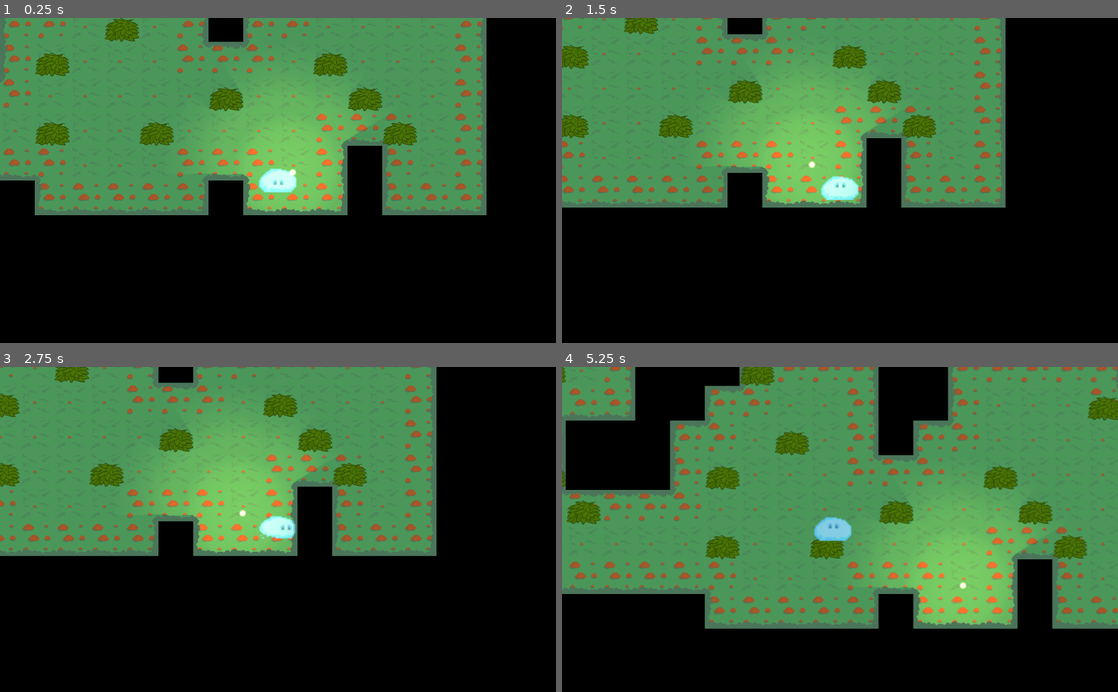
Above: before the commit, frames 1-4 (two rows, left to right).
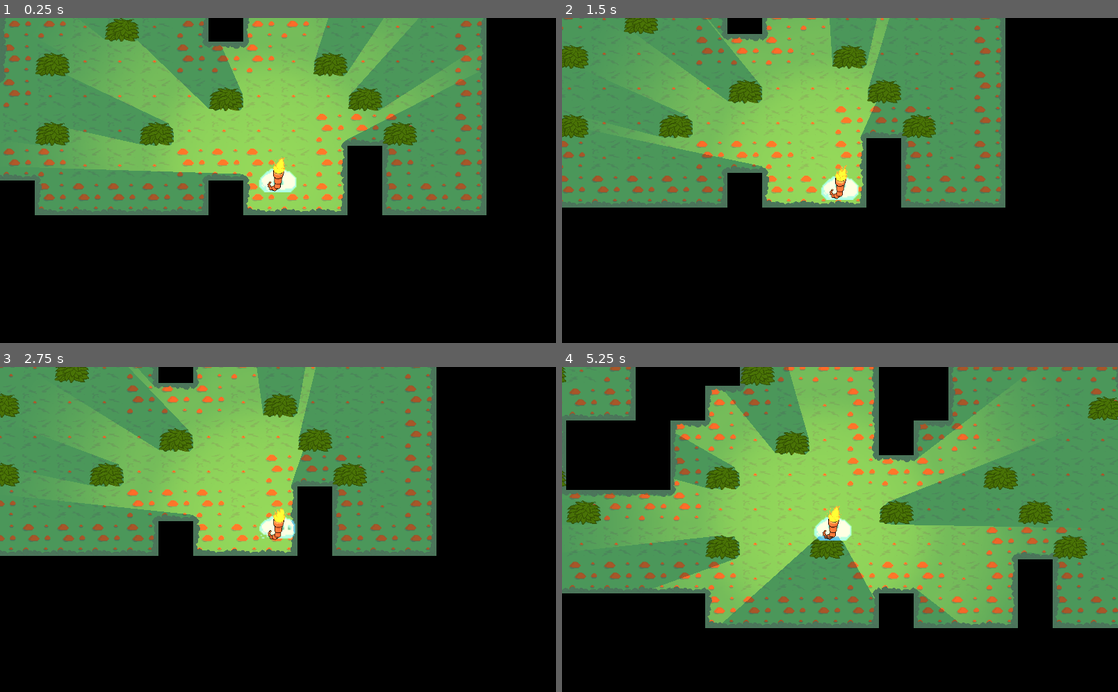
Above: after the commit, the same moments.

Repository: artis-krams/ggj21-lost-slime
Game: Godot game, scene res://TestJanis.tscn
Two runs of this game, one before a commit and one after it. Both use one fixed random seed, a clock stepped at 60 frames per second and the inputs below. This scene is started directly instead of the project's main scene.
Inputs:
- Up to frame 1 (0.25 s): no input
- Up to frame 2 (1.5 s): tap Enter at 0.5 s; hold Right (right) 0.53-1.28 s; hold S (down) from 1.28 s (still down)
- Up to frame 3 (2.75 s): release S (down) at 2.03 s; hold Right (right) from 2.03 s (still down)
- Up to frame 4 (5.25 s): release Right (right) at 2.78 s; hold W (up) 2.78-3.53 s; hold A (left) 3.53-5.03 s; hold S (down) from 5.03 s (still down)

The runs differ from the first frame. In frame 1, 18% of the frame differs, in the area x 7-84%, y 0-60%; in frame 2, 14%; in frame 3, 14%; in frame 4, 24%, in the area x 0-100%, y 0-81%.

Commit message:
Torch pickup

Diff:
--- a/Main2D.tscn
+++ b/Main2D.tscn
@@ -63,14 +63,14 @@
 "name": "run_right",
 "speed": 5.0
 }, {
+"frames": [ ExtResource( 25 ), ExtResource( 27 ), ExtResource( 26 ), ExtResource( 24 ), ExtResource( 28 ), ExtResource( 29 ) ],
+"loop": true,
+"name": "run_up",
+"speed": 5.0
+}, {
 "frames": [ ExtResource( 30 ), ExtResource( 31 ), ExtResource( 35 ), ExtResource( 37 ), ExtResource( 32 ), ExtResource( 36 ) ],
 "loop": true,
 "name": "run_left",
-"speed": 5.0
-}, {
-"frames": [ ExtResource( 25 ), ExtResource( 27 ), ExtResource( 26 ), ExtResource( 24 ), ExtResource( 28 ), ExtResource( 29 ) ],
-"loop": true,
-"name": "run_up",
 "speed": 5.0
 }, {
 "frames": [ ExtResource( 15 ), ExtResource( 16 ), ExtResource( 8 ), ExtResource( 14 ), ExtResource( 18 ), ExtResource( 13 ) ],
--- a/Movement.gd
+++ b/Movement.gd
@@ -2,7 +2,13 @@
 
 export (int) var speed = 200
 
+var held_item
+
 var velocity = Vector2()
+
+func _process(delta):
+	if held_item:
+		held_item.position += global_position
 
 func get_input():
 	velocity = Vector2()
@@ -28,3 +34,7 @@
 func _physics_process(delta):
 	get_input()
 	velocity = move_and_slide(velocity)
+
+func hold_item(item):
+	held_item = item
+	print_debug(held_item)
--- a/Player.tscn
+++ b/Player.tscn
@@ -53,11 +53,6 @@
 "name": "run",
 "speed": 7.0
 }, {
-"frames": [ ExtResource( 17 ), ExtResource( 25 ), ExtResource( 28 ), ExtResource( 30 ), ExtResource( 32 ), ExtResource( 26 ) ],
-"loop": true,
-"name": "run_down",
-"speed": 5.0
-}, {
 "frames": [ ExtResource( 18 ), ExtResource( 2 ), ExtResource( 4 ), ExtResource( 31 ), ExtResource( 21 ), ExtResource( 10 ) ],
 "loop": true,
 "name": "run_right",
@@ -66,6 +61,11 @@
 "frames": [ ExtResource( 34 ), ExtResource( 22 ), ExtResource( 33 ), ExtResource( 38 ), ExtResource( 23 ), ExtResource( 29 ) ],
 "loop": true,
 "name": "run_left",
+"speed": 5.0
+}, {
+"frames": [ ExtResource( 17 ), ExtResource( 25 ), ExtResource( 28 ), ExtResource( 30 ), ExtResource( 32 ), ExtResource( 26 ) ],
+"loop": true,
+"name": "run_down",
 "speed": 5.0
 }, {
 "frames": [ ExtResource( 13 ), ExtResource( 14 ), ExtResource( 5 ), ExtResource( 6 ), ExtResource( 15 ), ExtResource( 37 ) ],
--- a/TestJanis.tscn
+++ b/TestJanis.tscn
@@ -44,3 +44,4 @@
 shape = SubResource( 2 )
 
 [node name="Torch" parent="." instance=ExtResource( 2 )]
+position = Vector2( 267.171, -365.322 )
--- /dev/null
+++ b/Torch.gd
@@ -0,0 +1,16 @@
+extends Area2D
+
+
+# Declare member variables here. Examples:
+# var a = 2
+# var b = "text"
+
+
+# Called when the node enters the scene tree for the first time.
+func _ready():
+	$AnimationPlayer.play('torch')
+
+func _on_Torch_body_entered(body):
+	if body.is_in_group('player'):
+		print_debug('is player!')
+		body.hold_item(self)
--- a/Torch.tscn
+++ b/Torch.tscn
@@ -1,16 +1,147 @@
-[gd_scene load_steps=3 format=2]
+[gd_scene load_steps=13 format=2]
 
 [ext_resource path="res://light.png" type="Texture" id=1]
-[ext_resource path="res://spot.png" type="Texture" id=2]
+[ext_resource path="res://art/Torch/torch04.png" type="Texture" id=2]
+[ext_resource path="res://art/Torch/torch02.png" type="Texture" id=3]
+[ext_resource path="res://art/Torch/torch05.png" type="Texture" id=4]
+[ext_resource path="res://art/Torch/torch03.png" type="Texture" id=5]
+[ext_resource path="res://art/Torch/torch06.png" type="Texture" id=6]
+[ext_resource path="res://art/Torch/torch01.png" type="Texture" id=7]
+[ext_resource path="res://Torch.gd" type="Script" id=8]
 
-[node name="Light2D" type="Light2D"]
-position = Vector2( 28.0556, -15.5274 )
-scale = Vector2( 0.46613, 0.46613 )
+[sub_resource type="RectangleShape2D" id=1]
+extents = Vector2( 23.1883, 28.6667 )
+
+[sub_resource type="Animation" id=2]
+resource_name = "torch"
+loop = true
+tracks/0/type = "value"
+tracks/0/path = NodePath("Sprite:texture")
+tracks/0/interp = 1
+tracks/0/loop_wrap = true
+tracks/0/imported = false
+tracks/0/enabled = true
+tracks/0/keys = {
+"times": PoolRealArray( 0, 0.2, 0.4, 0.6, 0.8, 0.9 ),
+"transitions": PoolRealArray( 1, 1, 1, 1, 1, 1 ),
+"update": 0,
+"values": [ ExtResource( 7 ), ExtResource( 3 ), ExtResource( 5 ), ExtResource( 2 ), ExtResource( 4 ), ExtResource( 6 ) ]
+}
+tracks/1/type = "value"
+tracks/1/path = NodePath(".:position")
+tracks/1/interp = 1
+tracks/1/loop_wrap = true
+tracks/1/imported = false
+tracks/1/enabled = true
+tracks/1/keys = {
+"times": PoolRealArray( 0 ),
+"transitions": PoolRealArray( 1 ),
+"update": 0,
+"values": [ Vector2( 0, -10 ) ]
+}
+
+[sub_resource type="Animation" id=3]
+resource_name = "torch_l"
+loop = true
+tracks/0/type = "value"
+tracks/0/path = NodePath("Sprite:texture")
+tracks/0/interp = 1
+tracks/0/loop_wrap = true
+tracks/0/imported = false
+tracks/0/enabled = true
+tracks/0/keys = {
+"times": PoolRealArray( 0, 0.2, 0.4, 0.6, 0.8, 0.9 ),
+"transitions": PoolRealArray( 1, 1, 1, 1, 1, 1 ),
+"update": 0,
+"values": [ ExtResource( 7 ), ExtResource( 3 ), ExtResource( 5 ), ExtResource( 2 ), ExtResource( 4 ), ExtResource( 6 ) ]
+}
+tracks/1/type = "value"
+tracks/1/path = NodePath(".:position")
+tracks/1/interp = 1
+tracks/1/loop_wrap = true
+tracks/1/imported = false
+tracks/1/enabled = true
+tracks/1/keys = {
+"times": PoolRealArray( 0 ),
+"transitions": PoolRealArray( 1 ),
+"update": 0,
+"values": [ Vector2( -30, -10 ) ]
+}
+tracks/2/type = "value"
+tracks/2/path = NodePath(".:scale")
+tracks/2/interp = 1
+tracks/2/loop_wrap = true
+tracks/2/imported = false
+tracks/2/enabled = true
+tracks/2/keys = {
+"times": PoolRealArray( 0 ),
+"transitions": PoolRealArray( 1 ),
+"update": 0,
+"values": [ Vector2( -1, 1 ) ]
+}
+
+[sub_resource type="Animation" id=4]
+resource_name = "torch_r"
+loop = true
+tracks/0/type = "value"
+tracks/0/path = NodePath("Sprite:texture")
+tracks/0/interp = 1
+tracks/0/loop_wrap = true
+tracks/0/imported = false
+tracks/0/enabled = true
+tracks/0/keys = {
+"times": PoolRealArray( 0, 0.2, 0.4, 0.6, 0.8, 0.9 ),
+"transitions": PoolRealArray( 1, 1, 1, 1, 1, 1 ),
+"update": 0,
+"values": [ ExtResource( 7 ), ExtResource( 3 ), ExtResource( 5 ), ExtResource( 2 ), ExtResource( 4 ), ExtResource( 6 ) ]
+}
+tracks/1/type = "value"
+tracks/1/path = NodePath(".:position")
+tracks/1/interp = 1
+tracks/1/loop_wrap = true
+tracks/1/imported = false
+tracks/1/enabled = true
+tracks/1/keys = {
+"times": PoolRealArray( 0 ),
+"transitions": PoolRealArray( 1 ),
+"update": 0,
+"values": [ Vector2( 30, -10 ) ]
+}
+tracks/2/type = "value"
+tracks/2/path = NodePath(".:scale")
+tracks/2/interp = 1
+tracks/2/loop_wrap = true
+tracks/2/imported = false
+tracks/2/enabled = true
+tracks/2/keys = {
+"times": PoolRealArray( 0 ),
+"transitions": PoolRealArray( 1 ),
+"update": 0,
+"values": [ Vector2( 1, 1 ) ]
+}
+
+[node name="Torch" type="Area2D"]
+position = Vector2( 0, -10 )
+script = ExtResource( 8 )
+
+[node name="CollisionShape2D" type="CollisionShape2D" parent="."]
+scale = Vector2( 1, 1 )
+shape = SubResource( 1 )
+
+[node name="Light2D" type="Light2D" parent="."]
+scale = Vector2( 1, 1 )
 texture = ExtResource( 1 )
-color = Color( 0.623529, 0.372549, 0.101961, 1 )
+color = Color( 1, 0.447059, 0, 1 )
 shadow_enabled = true
 
 [node name="Sprite" type="Sprite" parent="."]
-position = Vector2( -0.999573, 0.881851 )
-scale = Vector2( 0.354832, 0.354832 )
-texture = ExtResource( 2 )
+texture = ExtResource( 7 )
+__meta__ = {
+"_edit_lock_": true
+}
+
+[node name="AnimationPlayer" type="AnimationPlayer" parent="."]
+anims/torch = SubResource( 2 )
+anims/torch_l = SubResource( 3 )
+anims/torch_r = SubResource( 4 )
+[connection signal="body_entered" from="." to="." method="_on_Torch_body_entered"]
--- a/project.godot
+++ b/project.godot
@@ -18,6 +18,11 @@
 config/name="Ggj 21 -lost-slime"
 run/main_scene="res://Main2D.tscn"
 config/icon="res://icon.png"
+
+[display]
+
+window/stretch/mode="2d"
+window/stretch/aspect="keep"
 
 [input]
 
